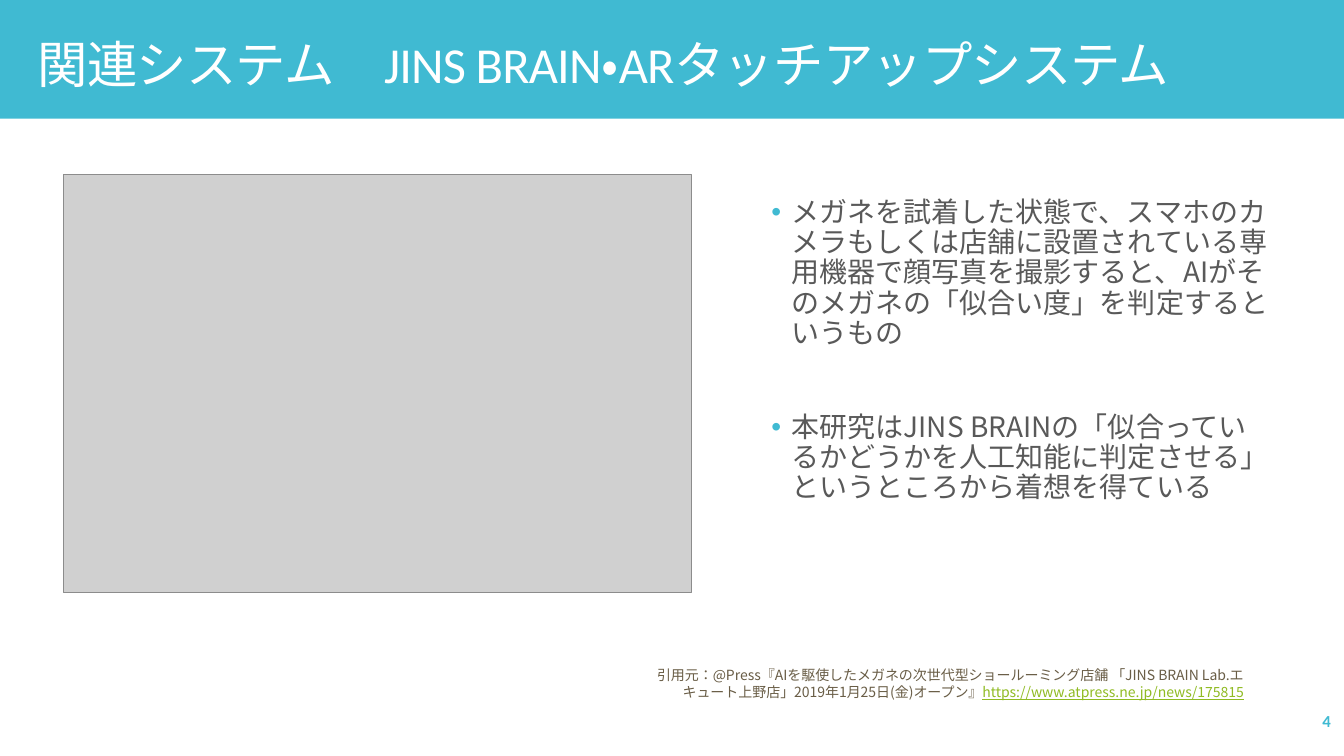
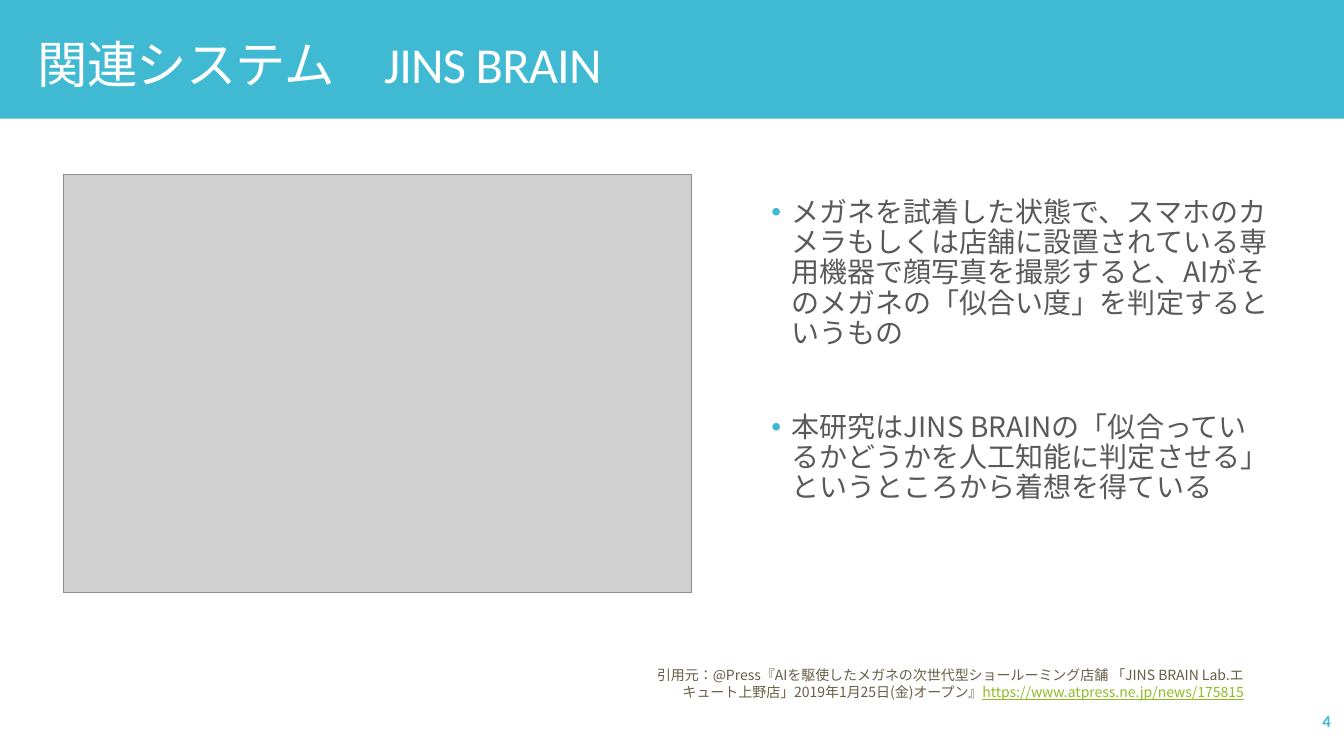
Before and after one commit to yuu5322/sci23, a slide deck: slide 4 of 口頭試問.pptx. Drawn at 1344x756 pixels with LibreOffice and Linux fonts; fonts in the diff are those of the drawing; grey boxes stand for pictures. Boxes give left, top, right and bottom in pixels: in the first picture for what was removed or moved away, otherwise in the second. Text is boxed around its words. In the diff, an @@ line names an element or a change of style, - is before the commit and + after.

```diff
--- a/口頭試問.pptx
+++ b/口頭試問.pptx
@@ text at <box>38,40,602,87</box>: text changed @@
-関連システム JINS BRAIN・ARタッチアップシステム
+関連システム JINS BRAIN
```
Also in this commit, not shown: 7 other slides changed.
